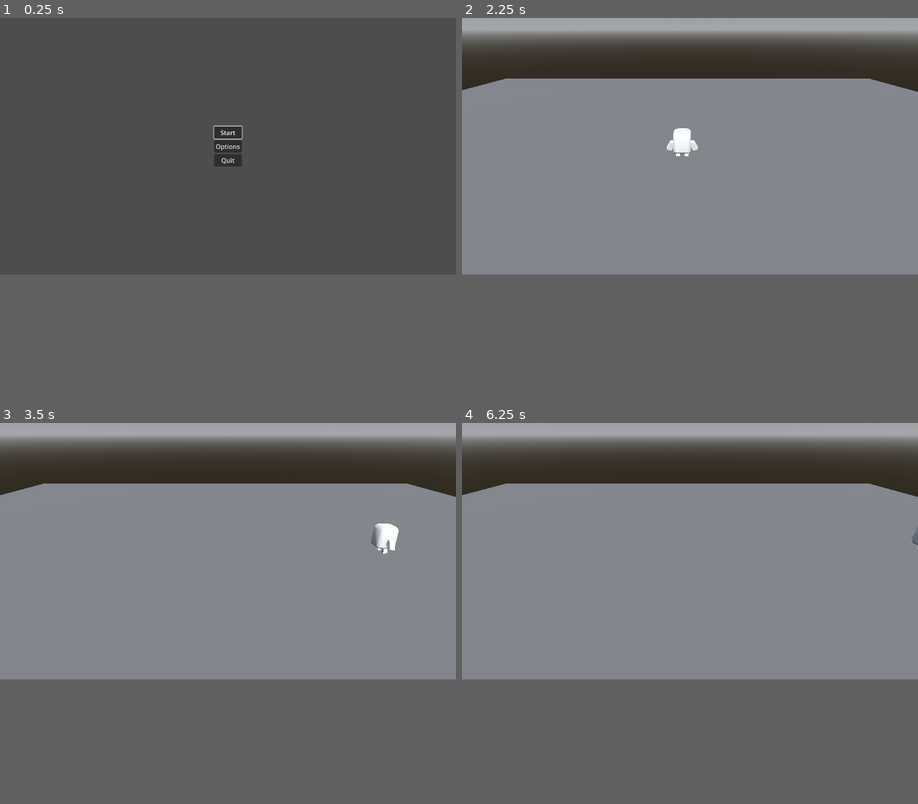
Above: before the commit, frames 1-4 (two rows, left to right).
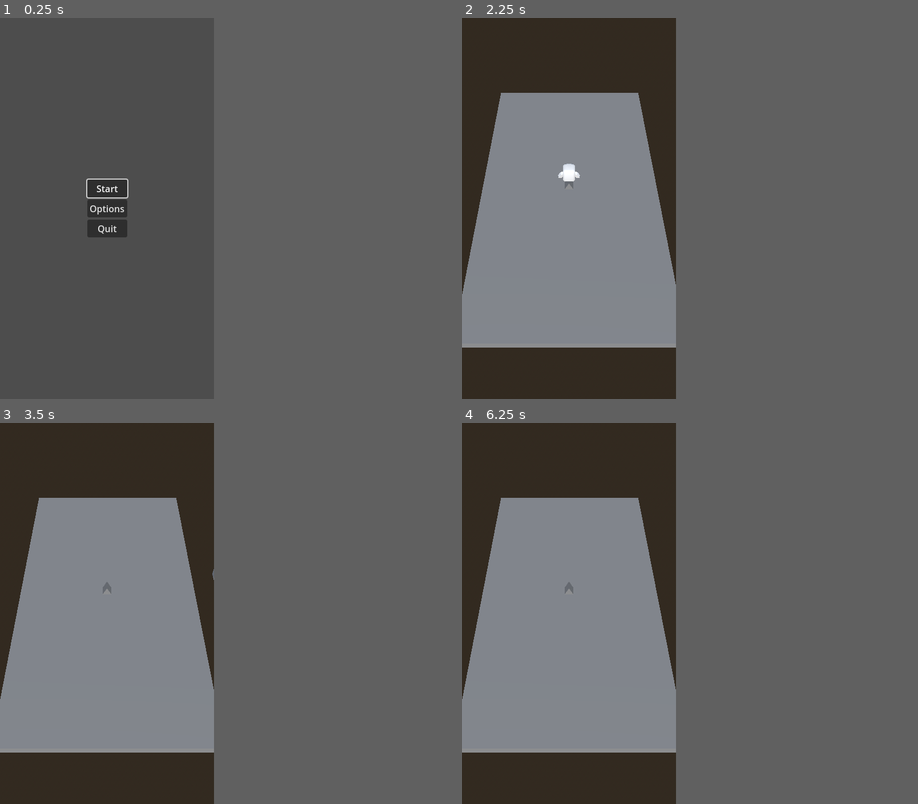
Above: after the commit, the same moments.

Repository: AirmanCS/GoGodotJam4
Game: Godot game, scene res://scenes/menu.tscn
The game is run twice, just before and just after one commit, with the same random seed, the same clock (stepped at 60 frames per second) and the same inputs.
Inputs:
- Up to frame 1 (0.25 s): no input
- Up to frame 2 (2.25 s): click "Options" at 0.5 s; click "Back" at 1.25 s; click "Start" at 2 s
- Up to frame 3 (3.5 s): tap Enter (ui_accept) at 2.75, 3.02 s; hold Right (ui_right) from 2.78 s (still down)
- Up to frame 4 (6.25 s): release Right (ui_right) at 3.53 s; hold Down (ui_down) 3.53-4.28 s; tap Enter (ui_accept) at 3.77, 4.25, 5, 5.27, 5.75, 6.02 s; hold Right (ui_right) 4.28-5.03 s; hold Up (ui_up) 5.03-5.78 s; hold Left (ui_left) from 5.78 s (still down)
The window is 799x449 before the commit and 375x667 after it. Grey fills any space a smaller window leaves; there, only what the larger window draws over its background counts as a difference.

The runs differ from the first frame. In frame 1, 1.8% of the frame differs, in the area x 18-54%, y 28-58%; in frame 2, 25%, in the area x 0-100%, y 0-100%; in frame 3, 24%; in frame 4, 24%.

Commit message:
Spawner script

Diff:
--- /dev/null
+++ b/assets/scripts/object_killer.gd
@@ -0,0 +1,4 @@
+extends Area3D
+
+func _on_body_entered(body: Node3D) -> void:
+	body.queue_free()
--- /dev/null
+++ b/assets/scripts/obstacle.gd
@@ -0,0 +1,4 @@
+extends Resource
+class_name ObstacleList
+
+@export var mesh: Mesh
--- /dev/null
+++ b/assets/scripts/obstacle_generator.gd
@@ -0,0 +1,16 @@
+extends Node3D
+
+@export var objects: Array[Mesh]
+@onready var mesh = objects[0]
+@onready var newRigid = RigidBody3D.new()
+@onready var mesh_instance = MeshInstance3D.new()
+@onready var coll_shape = CollisionShape3D.new()
+
+# Called when the node enters the scene tree for the first time.
+func _ready() -> void:
+	add_child(newRigid)
+	mesh_instance.mesh = mesh
+	newRigid.add_child(mesh_instance)
+	coll_shape.shape = mesh.create_convex_shape()
+
+	newRigid.add_child(coll_shape)
--- a/project.godot
+++ b/project.godot
@@ -14,6 +14,14 @@
 run/main_scene="res://scenes/menu.tscn"
 config/features=PackedStringArray("4.0", "Mobile")
 <<<<<<<HEADconfig/icon="res://iconCHAR.svg"
+
+[display]
+
+window/size/viewport_width=375
+window/size/viewport_height=667
+window/size/initial_position_type=2
+window/size/borderless=true
+window/handheld/orientation=1
 
 [input]
 
@@ -50,6 +58,12 @@
 ]
 }
 
+[layer_names]
+
+3d_physics/layer_1="Environment"
+3d_physics/layer_2="Obstacles"
+3d_physics/layer_3="Player"
+
 [rendering]
 
 renderer/rendering_method="mobile"
--- a/scenes/main_scene.tscn
+++ b/scenes/main_scene.tscn
@@ -1,6 +1,8 @@
-[gd_scene load_steps=7 format=3 uid="uid://dl4s7ibsxc5hh"]
+[gd_scene load_steps=11 format=3 uid="uid://dl4s7ibsxc5hh"]
 
 [ext_resource type="PackedScene" uid="uid://ba4h1m2enqy7p" path="res://scenes/player.tscn" id="1_tdgbu"]
+[ext_resource type="PackedScene" uid="uid://b760m1waqdkgl" path="res://scenes/obstacle.tscn" id="3_pa8qu"]
+[ext_resource type="Script" path="res://assets/scripts/object_killer.gd" id="4_0htb0"]
 
 [sub_resource type="ProceduralSkyMaterial" id="ProceduralSkyMaterial_7462p"]
 
@@ -15,6 +17,11 @@
 
 [sub_resource type="BoxShape3D" id="BoxShape3D_t2eog"]
 
+[sub_resource type="BoxShape3D" id="BoxShape3D_gdybt"]
+size = Vector3(80, 5, 80)
+
+[sub_resource type="PrismMesh" id="PrismMesh_ih3jn"]
+
 [node name="World" type="Node3D"]
 
 [node name="WorldEnvironment" type="WorldEnvironment" parent="."]
@@ -25,17 +32,32 @@
 
 [node name="MainLevel" type="Node3D" parent="."]
 
-[node name="MeshInstance3D" type="MeshInstance3D" parent="MainLevel"]
-transform = Transform3D(70, 0, 0, 0, 2, 0, 0, 0, 70, 0.0862122, -1, -0.0653095)
+[node name="Player" parent="MainLevel" instance=ExtResource("1_tdgbu")]
+
+[node name="Floor" type="MeshInstance3D" parent="MainLevel"]
+transform = Transform3D(19.288, 0, 0, 0, 0.989924, 0, 0, 0, 34.6473, 0.0862122, -1, -0.0653095)
 mesh = SubResource("BoxMesh_btsfr")
 
-[node name="StaticBody3D" type="StaticBody3D" parent="MainLevel/MeshInstance3D"]
+[node name="StaticBody3D" type="StaticBody3D" parent="MainLevel/Floor"]
+collision_mask = 2
 
-[node name="CollisionShape3D" type="CollisionShape3D" parent="MainLevel/MeshInstance3D/StaticBody3D"]
+[node name="CollisionShape3D" type="CollisionShape3D" parent="MainLevel/Floor/StaticBody3D"]
 shape = SubResource("BoxShape3D_t2eog")
 
 [node name="Camera3D" type="Camera3D" parent="MainLevel"]
-transform = Transform3D(1, 0, 0, 0, 0.920648, 0.390394, 0, -0.390394, 0.920648, 0.568499, 8.68396, 18.7531)
-fov = 50.0
+transform = Transform3D(1, 0, 0, 0, 0.615662, 0.788011, 0, -0.788011, 0.615662, 0, 30, 27)
+fov = 55.0
 
-[node name="Player" parent="MainLevel" instance=ExtResource("1_tdgbu")]
+[node name="KillZone" type="Area3D" parent="MainLevel"]
+transform = Transform3D(1, 0, 0, 0, 1, 0, 0, 0, 1, 0, -13.4326, 0)
+collision_layer = 0
+collision_mask = 2
+script = ExtResource("4_0htb0")
+
+[node name="ObjectKiller" type="CollisionShape3D" parent="MainLevel/KillZone"]
+shape = SubResource("BoxShape3D_gdybt")
+
+[node name="Obstacle" parent="MainLevel" instance=ExtResource("3_pa8qu")]
+objects = Array[Mesh]([SubResource("PrismMesh_ih3jn")])
+
+[connection signal="body_entered" from="MainLevel/KillZone" to="MainLevel/KillZone" method="_on_body_entered"]
--- a/scenes/menu.tscn
+++ b/scenes/menu.tscn
@@ -1,6 +1,6 @@
-[gd_scene load_steps=2 format=3 uid="uid://dtckjavljoixk"]
+[gd_scene load_steps=2 format=3]
 
-[ext_resource type="Script" path="res://assets/scripts/Menu.gd" id="1_p68wy"]
+[ext_resource type="Script" path="res://assets/scripts/menu.gd" id="1_p68wy"]
 
 [node name="Menu" type="Control"]
 layout_mode = 3
--- /dev/null
+++ b/scenes/obstacle.tscn
@@ -0,0 +1,9 @@
+[gd_scene load_steps=3 format=3 uid="uid://b760m1waqdkgl"]
+
+[ext_resource type="Script" path="res://assets/scripts/obstacle_generator.gd" id="1_relof"]
+
+[sub_resource type="SphereMesh" id="SphereMesh_rngc5"]
+
+[node name="Obstacle" type="Node3D"]
+script = ExtResource("1_relof")
+objects = Array[Mesh]([SubResource("SphereMesh_rngc5")])
--- a/scenes/options.tscn
+++ b/scenes/options.tscn
@@ -1,6 +1,6 @@
-[gd_scene load_steps=3 format=3 uid="uid://qtqgmwigq5cs"]
+[gd_scene load_steps=3 format=3]
 
-[ext_resource type="Script" path="res://assets/scripts/Options.gd" id="1_yjlgq"]
+[ext_resource type="Script" path="res://assets/scripts/options.gd" id="1_yjlgq"]
 
 [sub_resource type="Theme" id="Theme_n5cam"]
 
Renamed: assets/main_character.glb -> assets/character/main_character.glb
Not shown, changed: assets/character/main_character.glb.import
Not shown, removed: scenes/menu.tscn.depren
